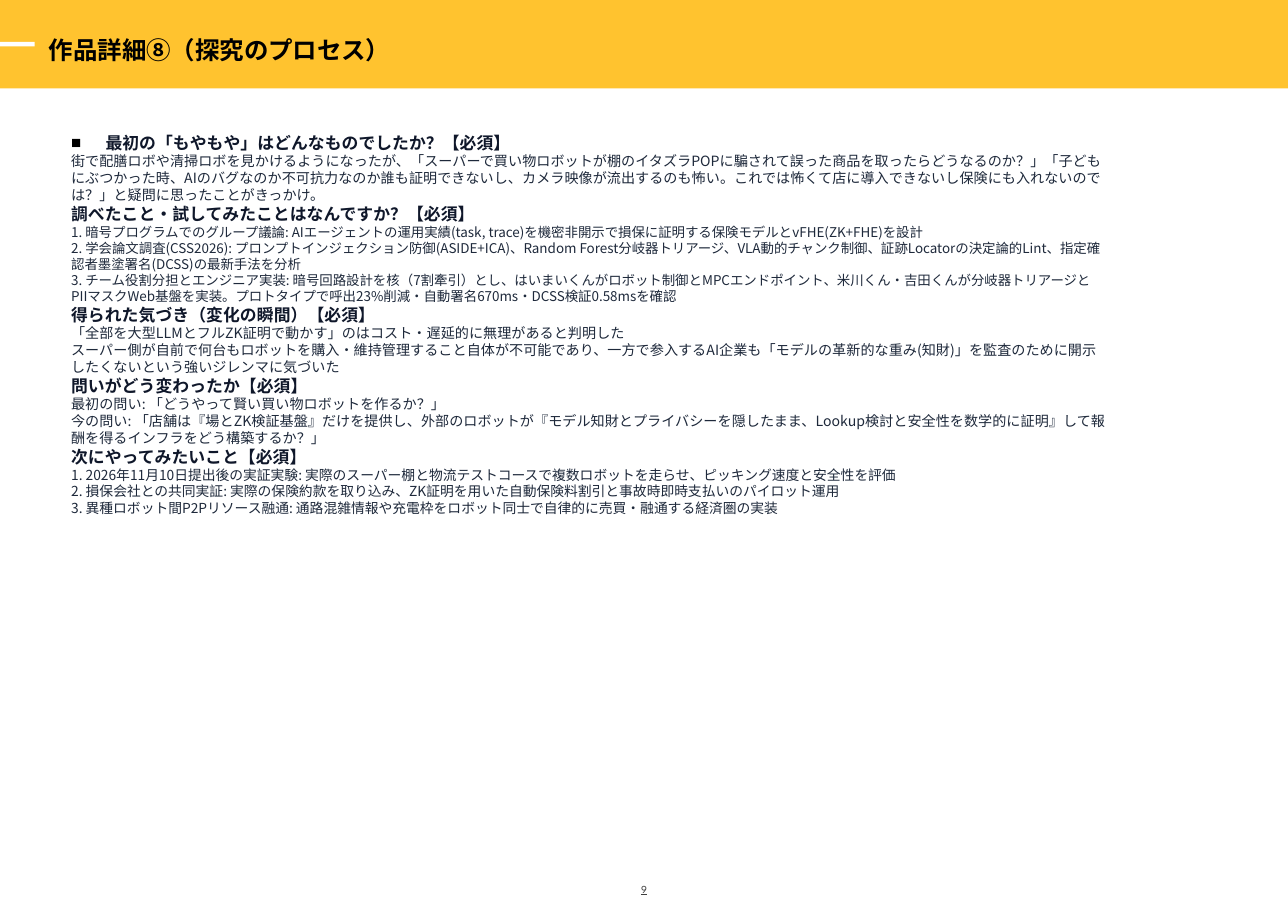
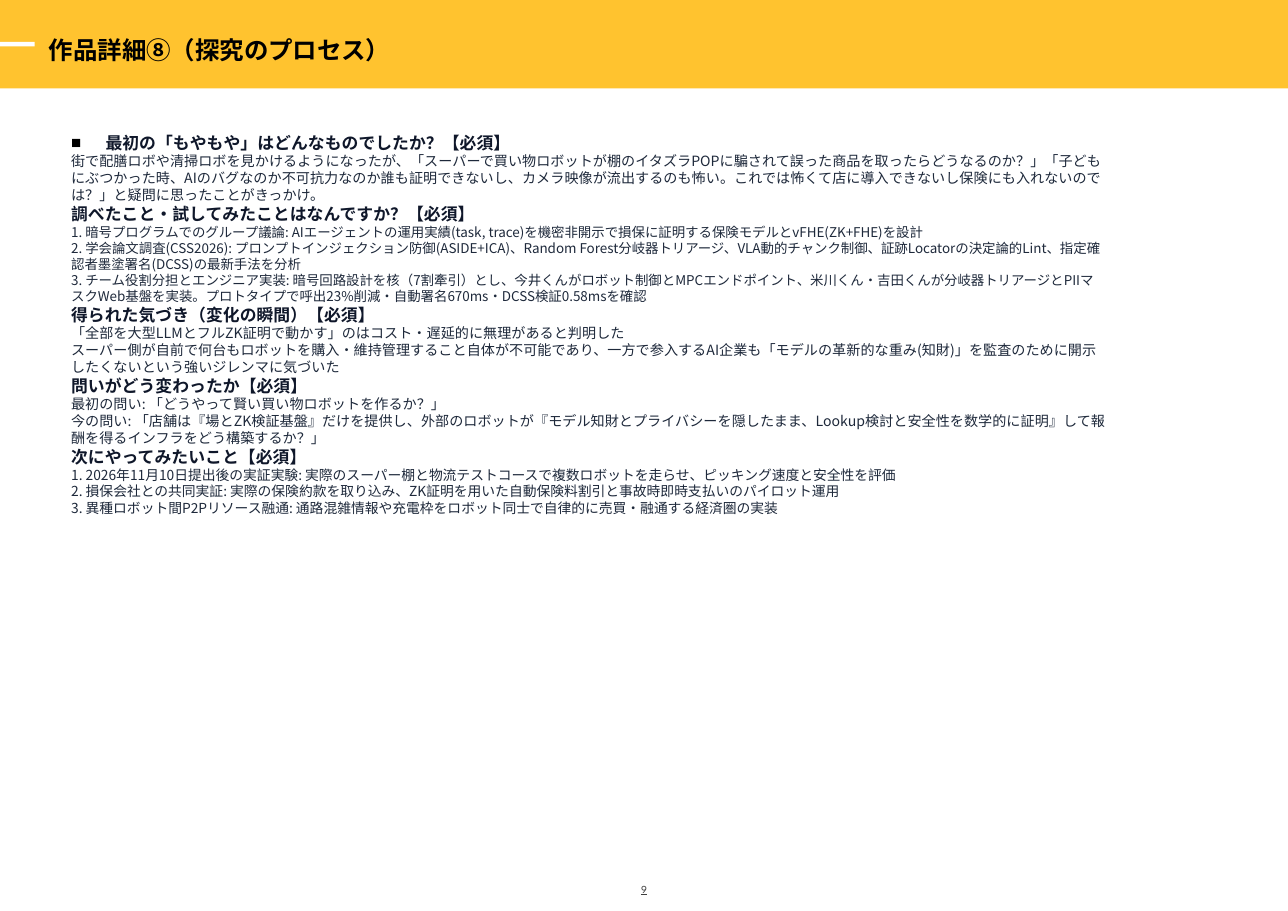
Before and after one commit to sururu-k/ProofPick, a slide deck: slide 10 of md/zenjyocon_entry_sheet_2026.pptx. Drawn at 1288x911 pixels with LibreOffice and Linux fonts; fonts in the diff are those of the drawing; background and template pictures are left out. Boxes give left, top, right and bottom in pixels: in the first picture for what was removed or moved away, otherwise in the second. Text is boxed around its words. In the diff, an @@ line names an element or a change of style, - is before the commit and + after.

```diff
--- a/md/zenjyocon_entry_sheet_2026.pptx
+++ b/md/zenjyocon_entry_sheet_2026.pptx
@@ text at (71,225,1101,302): text changed @@
-1. 暗号プログラムでのグループ議論: AIエージェントの運用実績(task, trace)を機密非開示で損保に証明する保険モデルとvFHE(ZK+FHE)を設計
-2. 学会論文調査(CSS2026): プロンプトインジェクション防御(ASIDE+ICA)、Random Forest分岐器トリアージ、VLA動的チャンク制御、証跡Locatorの決定論的Lint、指定確認者墨塗署名(DCSS)の最新手法を分析
-3. チーム役割分担とエンジニア実装: 暗号回路設計を核（7割牽引）とし、はいまいくんがロボット制御とMPCエンドポイント、米川くん・吉田くんが分岐器トリアージとPIIマスクWeb基盤を実装。プロトタイプで呼出23%削減・自動署名670ms・DCSS検証0.58msを確認
+1. 暗号プログラムでのグループ議論: AIエージェントの運用実績(task, trace)を機密非開示で損保に証明する保険モデルとvFHE(ZK+FHE)を設計
+2. 学会論文調査(CSS2026): プロンプトインジェクション防御(ASIDE+ICA)、Random Forest分岐器トリアージ、VLA動的チャンク制御、証跡Locatorの決定論的Lint、指定確認者墨塗署名(DCSS)の最新手法を分析
+3. チーム役割分担とエンジニア実装: 暗号回路設計を核（7割牽引）とし、今井くんがロボット制御とMPCエンドポイント、米川くん・吉田くんが分岐器トリアージとPIIマスクWeb基盤を実装。プロトタイプで呼出23%削減・自動署名670ms・DCSS検証0.58msを確認
```
Also in this commit, not shown: 2 other slides changed, 1 other file.
